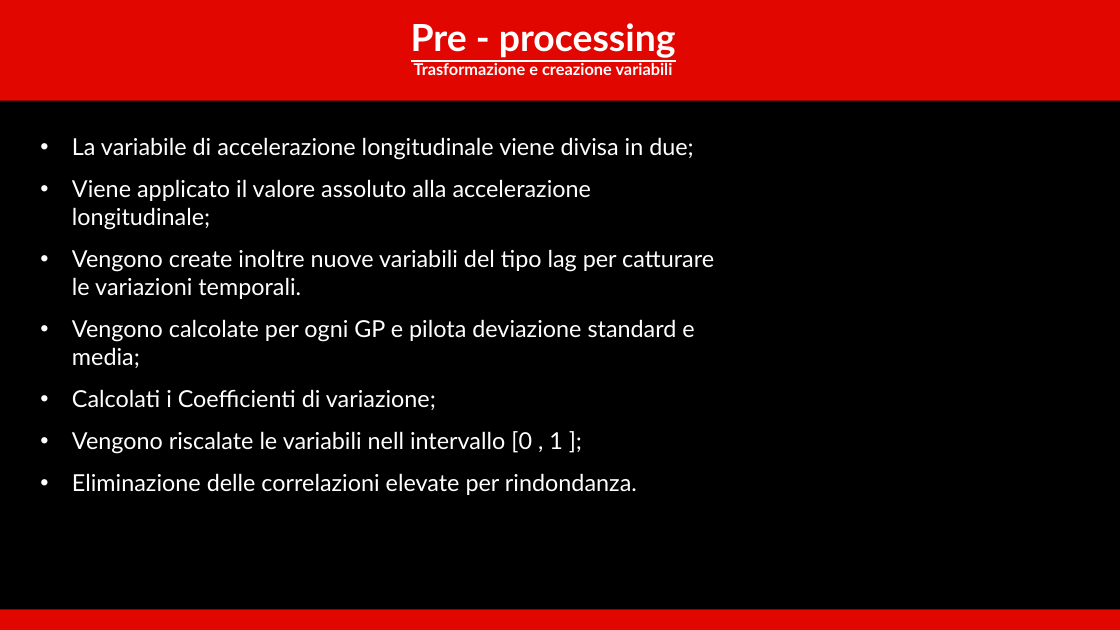
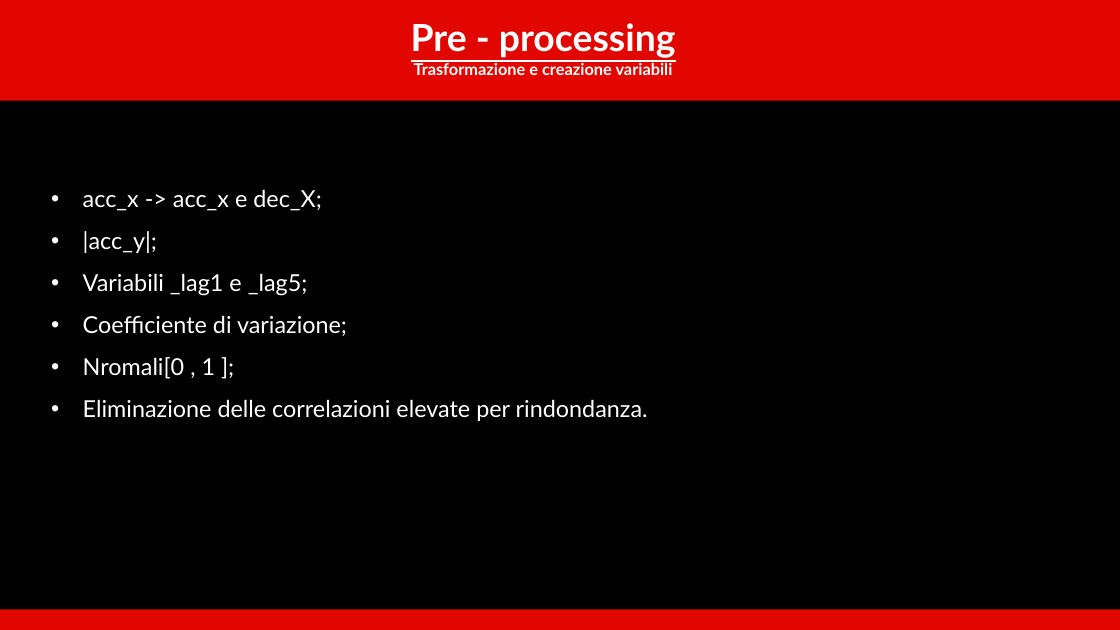
Before and after one commit to WBOnCedR/Stili_di_guida_f1, a slide deck: slide 7 of presentazione_F1_10min.pptx (slide 6 before the commit). Drawn at 1120x630 pixels with LibreOffice and Linux fonts; fonts in the diff are those of the drawing; background and template pictures are left out. Boxes give left, top, right and bottom in pixels: in the first picture for what was removed or moved away, otherwise in the second. Text is boxed around its words. In the diff, an @@ line names an element or a change of style, - is before the commit and + after.

```diff
--- a/presentazione_F1_10min.pptx
+++ b/presentazione_F1_10min.pptx
@@ text "acc_x -> acc_x e dec_X;" moved from (x1=72, y1=137, x2=714, y2=495) to (x1=83, y1=189, x2=648, y2=421) @@
@@ text at (x1=83, y1=189, x2=347, y2=379): text changed @@
-• La variabile di accelerazione longitudinale viene divisa in due;
-• Viene applicato il valore assoluto alla accelerazione longitudinale;
-• Vengono create inoltre nuove variabili del tipo lag per catturare le variazioni temporali.
-• Vengono calcolate per ogni GP e pilota deviazione standard e media;
-• Calcolati i Coefficienti di variazione;
-• Vengono riscalate le variabili nell intervallo [0 , 1 ];
+• acc_x -> acc_x e dec_X;
+• |acc_y|;
+• Variabili _lag1 e _lag5;
+• Coefficiente di variazione;
+• Nromali[0 , 1 ];
```
Also in this commit, not shown: 4 other slides changed, 1 slide added.
